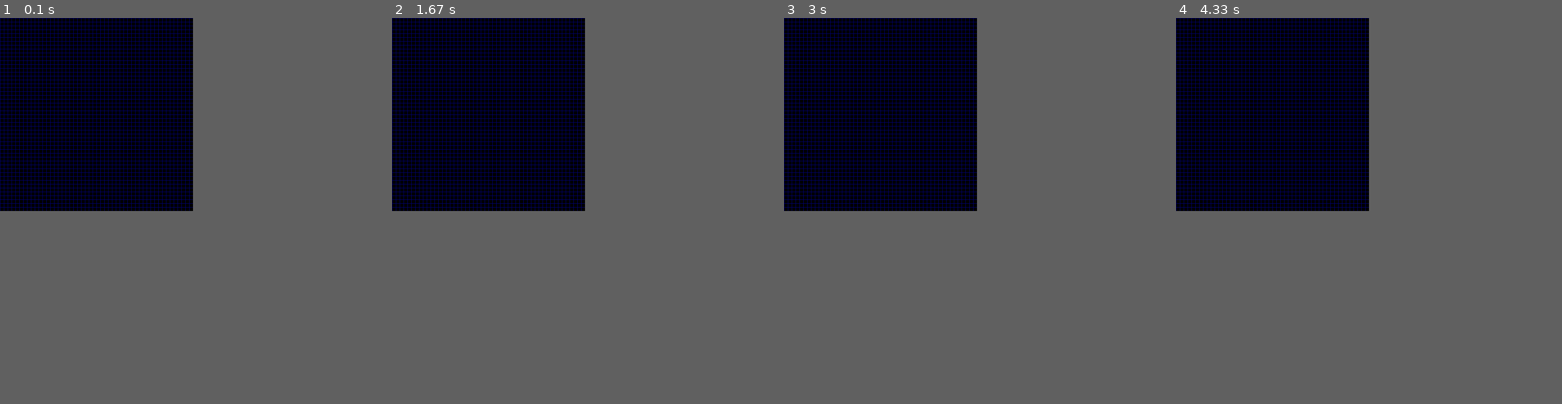
Above: before the commit, frames 1-4 (left to right).
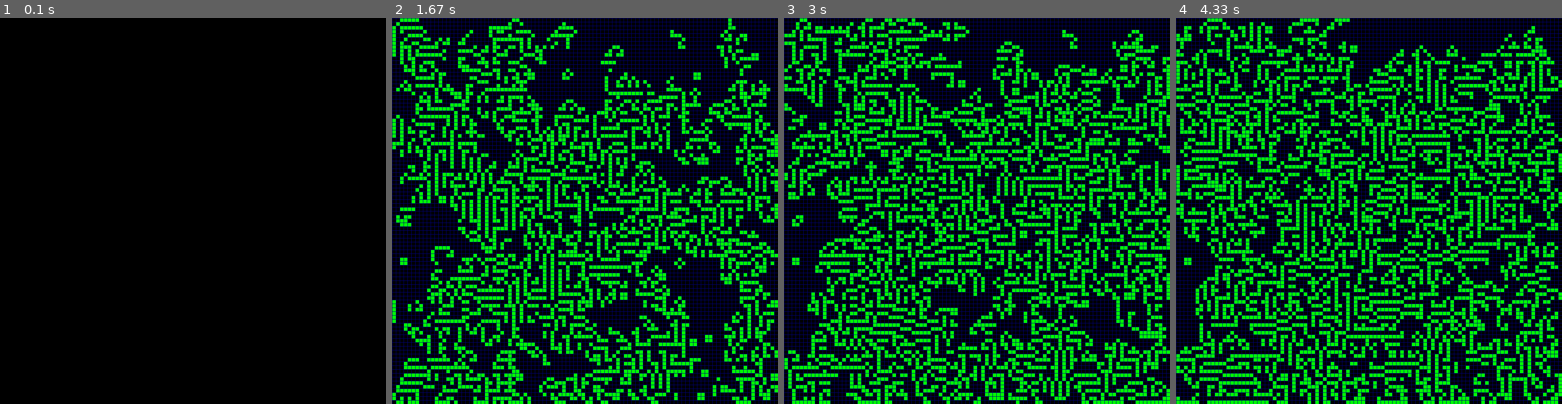
Above: after the commit, the same moments.

Repository: insta-code1/-Conway-s-Game-of-Life-Pygame
Game: pygame game, started from game_of_life.py
Same seed, same stepped clock (60 frames per second), same inputs: the game is played once before the commit and once after it. The source is Python 2; it was converted automatically to run under Python 3.
Inputs:
- Up to frame 1 (0.1 s): no input
- Up to frame 2 (1.67 s): no input
- Up to frame 3 (3 s): no input
- Up to frame 4 (4.33 s): no input
The window is 450x450 before the commit and 900x900 after it. Grey fills any space a smaller window leaves; there, only what the larger window draws over its background counts as a difference.

The runs differ from the first frame. In frame 1, 5.2% of the frame differs, in the area x 0-50%, y 0-50%; in frame 2, 40%; in frame 3, 44%; in frame 4, 45%, in the area x 0-100%, y 0-100%.

Commit message:
added Pygame event system and eveolution, also increased the grid to 100 by 100

Diff:
--- a/game_of_life.py
+++ b/game_of_life.py
@@ -1,8 +1,9 @@
+import random
 import sys
 
 import pygame
 
-from colours import dark_blue
+from colours import dark_blue, green, black
 
 
 def draw_grid():
@@ -12,18 +13,49 @@
         pygame.draw.line(screen, dark_blue, (0, y), (width, y))
 
 
+def draw_cells():
+    for (x, y) in cells:
+        colour = green if cells[x, y] else black
+        rectangle = (x * cell_size, y * cell_size, cell_size, cell_size)
+        pygame.draw.rect(screen, colour, rectangle)
+
+
+def get_neighbours((x, y)):
+    positions = [(x - 1, y - 1), (x, y - 1), (x + 1, y - 1), (x + 1, y),
+                 (x + 1, y + 1), (x, y + 1), (x - 1, y + 1), (x - 1, y)]
+    return [cells[r, c] for (r, c) in positions if 0 <= r < rows and 0 <= c < columns]
+
+
+def evolve():
+    for position, alive in cells.items():
+        live_neighbours = sum(get_neighbours(position))
+        if alive:
+            if live_neighbours < 2 or live_neighbours > 3:
+                cells[position] =False
+        elif live_neighbours == 3:
+            cells[position] = True
+
+
+def get_cells(density=.2):
+    return {(c, r): random.random() < density for c in range(columns) for r in range(rows)}
+
+
 pygame.init()
 
-columns, rows = 50, 50
+columns, rows = 100, 100
 cell_size = 10
 size = width, height = columns * cell_size, rows * cell_size
 screen = pygame.display.set_mode(size)
+cells = get_cells()
+clock = pygame.time.Clock()
 
 while True:
+    clock.tick(10)
     for event in pygame.event.get():
         if event.type == pygame.QUIT:
             sys.exit()
 
+    draw_cells()
+    evolve()
     draw_grid()
-
     pygame.display.update()
